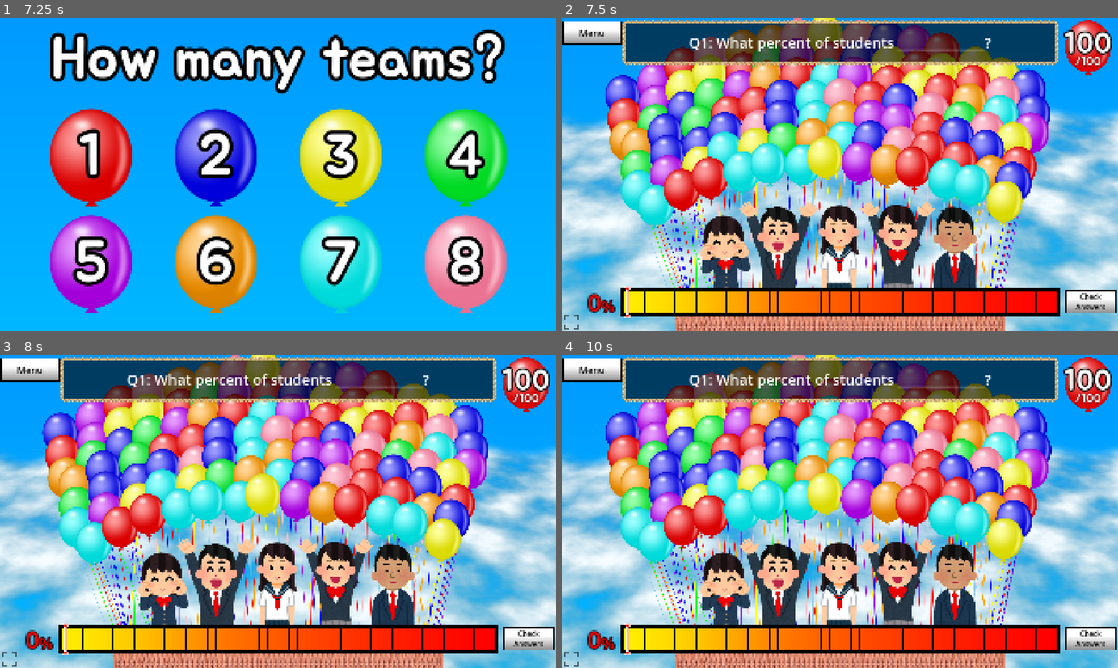
Above: before the commit, frames 1-4 (two rows, left to right).
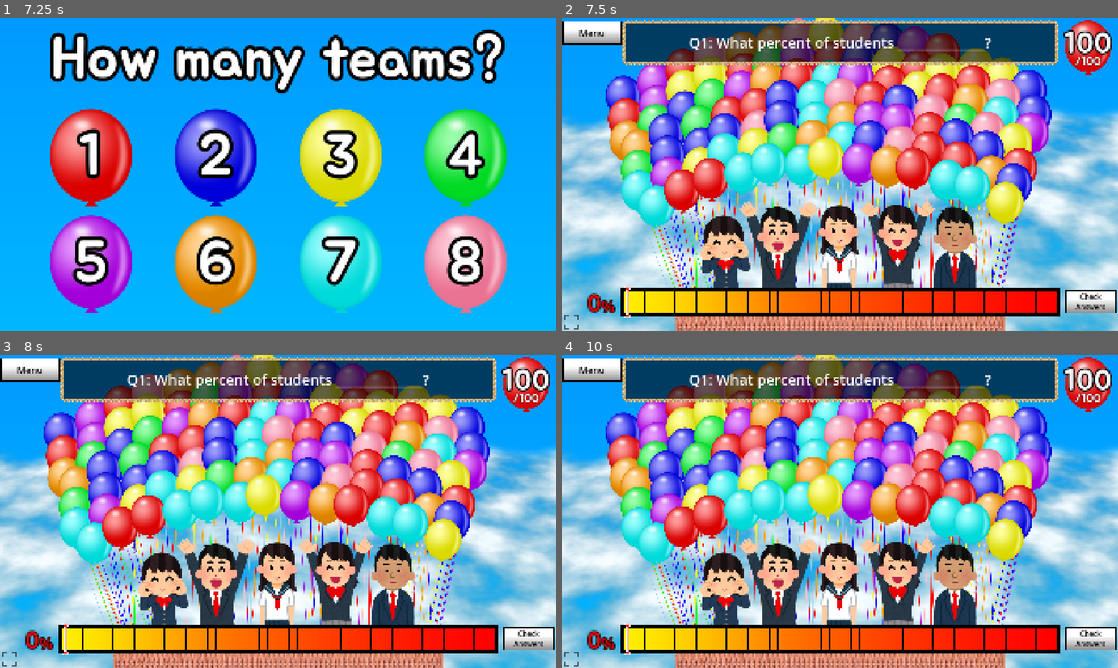
Above: after the commit, the same moments.

Repository: kaatissensei/percent-balloon-mobile
Game: Godot game, scene res://BalloonScene.tscn
Two runs of this game, one before a commit and one after it. Both use one fixed random seed, a clock stepped at 60 frames per second and the inputs below.
Inputs (mouse positions are in pixels of both pictures, inside the frame that each line leads up to):
- Up to frame 1 (7.25 s): click "Start!" at 0.5 s; click "Start!" at 1.25 s; click "Start Demo" at 2 s; click "Start Demo" at 2.75 s; click "Next" at 3.5 s; click "Next" at 4.25 s; click "Check Answers" at 5 s; click "Finish Game" at 5.75 s; click "[center]Check![/center]" at 6.5 s
- Up to frame 2 (7.5 s): click "1" at 7.25 s
- Up to frame 3 (8 s): no input
- Up to frame 4 (10 s): move the mouse to (962, 495) at 8.02 s; hold Right (ui_right) 8.03-8.78 s; move the mouse to (728, 527) at 8.77 s; hold Down (ui_down) 8.78-9.53 s; move the mouse to (895, 442) at 9.52 s; hold Right (ui_right) from 9.53 s (still down)

Frame 1 is identical in both runs. In frame 2, 7.0% of the frame differs, in the area x 7-89%, y 0-87%; in frame 3, 6.8%; in frame 4, 7.2%.

Commit message:
Update balloon.gd
Remove physics process for balloons moving

Diff:
--- a/project/balloon.gd
+++ b/project/balloon.gd
@@ -29,23 +29,6 @@
 	popped.fill(false)
 	await get_tree().create_timer(1).timeout
 	#set_physics_process(false)
-
-
-func _physics_process(_delta: float) -> void:
-	var time = Time.get_unix_time_from_system()
-
-	#rotate
-	#self.scale.x = sin(time * rotate_speed)
-
-	#bob up and down
-	y_pos 	= ((1+sin(time * bob_speed)) / 2) * bob_height
-	global_position.y =  start_position.y - y_pos
-	##TRY ADDING PARENT POSITION. IF NOT, MAKE LOCAL BALLOON TSCN
-	##WHY IS PARENT POSITION SO FD ON THE RESULTS??
-	x_pos = ((1+cos(time * bob_speed / 2)) / 2) * bob_width
-	global_position.x =  start_position.x - x_pos
-
-	#rotation = ((sin(time * 0.5)) / 2) * rnd
 
 func set_default_color(color: String):
 	defaultColor = color
